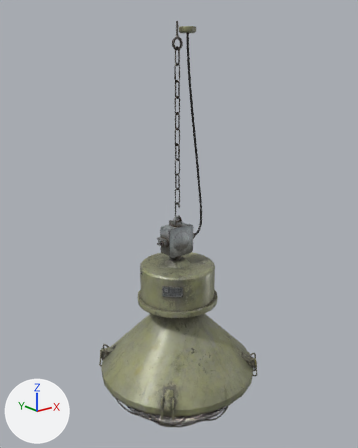
An edit to the glTF model public/assets/props/hanging-lamp/model.glb, drawn before and after from the same camera.
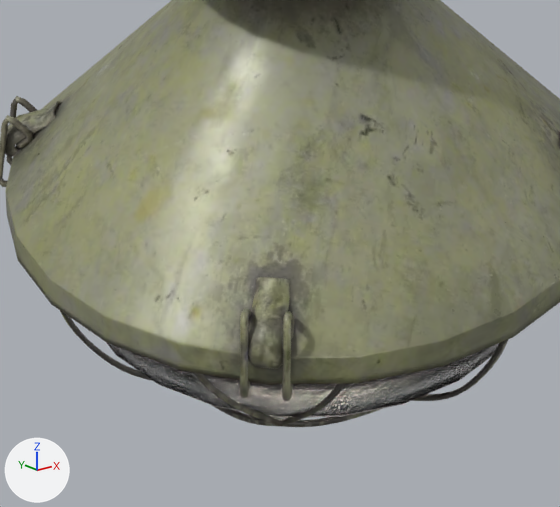
There are two pictures of each version: one whole from a 50 mm camera at (-0.984, -1.238, -0.12) aimed at (0.013, 0.008, -0.618), one close up on the part from 28% to 68% of the width and 71% to 100% of the height. The lights are fixed; the arrows at lower left show +X, +Y and +Z. The first two pictures are the older version.

Objects in the first close-up: 'hanging_industrial_lamp'.
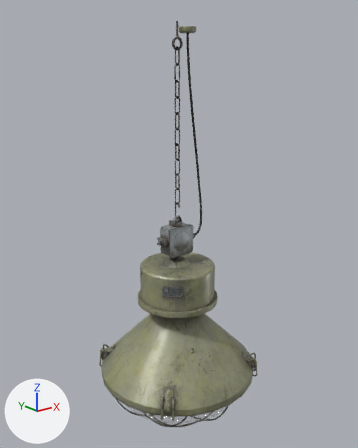
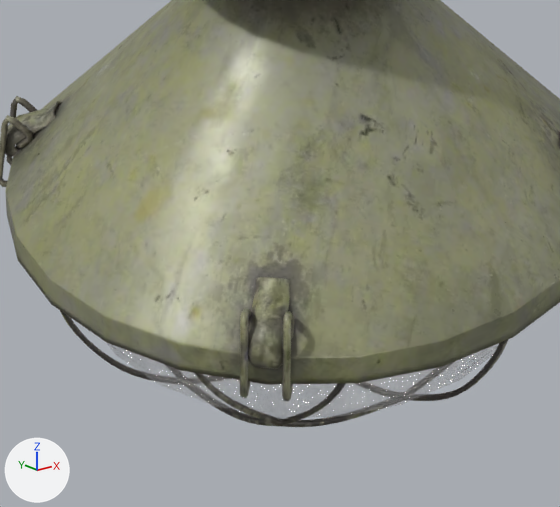
Commit message: Replace transmissive prop glass with plain see-through glass

Patch to the scene script:
```diff
--- a/public/assets/props/hanging-lamp/model.glb.py
+++ b/public/assets/props/hanging-lamp/model.glb.py
@@ mat_hanging_industrial_lamp_glass @@
 n0 = _N.new('ShaderNodeBsdfPrincipled'); n0.name = 'Principled BSDF'
 n0.inputs[2].default_value = 0.1  # 'Roughness'
-n0.inputs[18].default_value = 1.0  # 'Transmission Weight'
+n0.inputs[4].default_value = 0.25  # 'Alpha'
 n1 = _N.new('ShaderNodeOutputMaterial'); n1.name = 'Material Output'
```

Where the change shows, as pixel boxes (x1, y1, x2, y2) in the close-ups (560 x 507 px):
'hanging_industrial_lamp', surface changed
    both: (96, 340, 502, 425)
